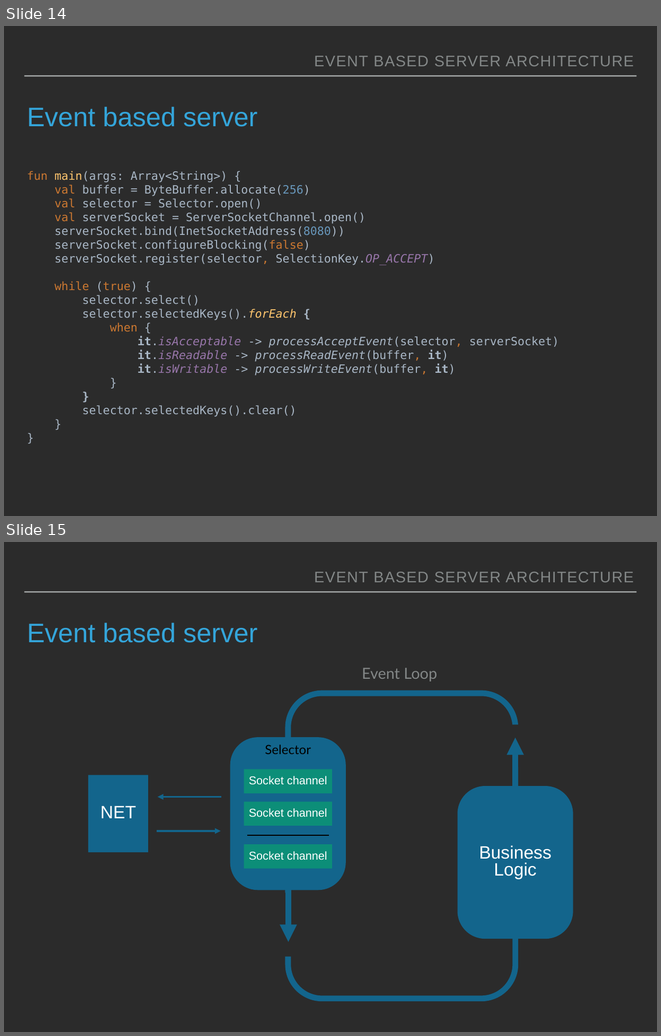
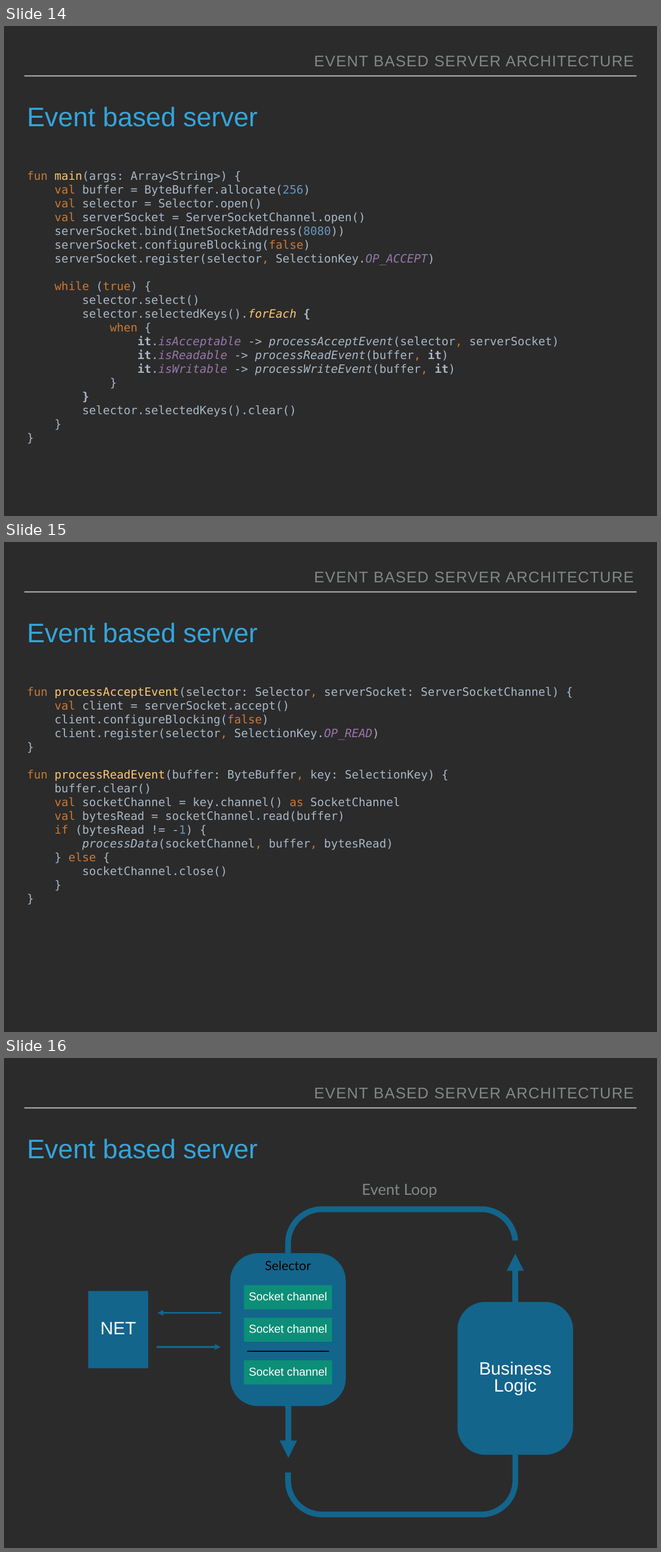
Before and after one commit to neherim/web-service-architectures, a slide deck: slide/Web server architecture.pptx. Shown one above the other, each under a label of ours: slides 14 and 15 before the commit, slides 14, 15 and 16 after it. The pictures are 661x1036 and 661x1552 pixels, drawn with LibreOffice and Linux fonts; fonts in the diff are those of the drawing. Boxes give left, top, right and bottom in pixels: in the first picture for what was removed or moved away, otherwise in the second. Text is boxed around its words. In the diff, an @@ line names an element or a change of style, - is before the commit and + after.

```diff
--- a/slide/Web server architecture.pptx
+++ b/slide/Web server architecture.pptx
@@ slide 15 added at (4,542,657,1032), background #2B2B2B; not listed: 1 template element that a slide beside it also shows @@
@@ text added at (314,572,634,582), 24 pt, text #838787 @@
+EVENT BASED SERVER ARCHITECTURE
@@ title added at (27,623,257,643), 42 pt, text #34A5DA @@
+Event based server
@@ text added at (27,687,559,876), 18 pt, text #A9B7C6 @@
+fun processAcceptEvent(selector: Selector, serverSocket: ServerSocketChannel) {
+val client = serverSocket.accept()
+client.configureBlocking(false)
+client.register(selector, SelectionKey.OP_READ)
+}
+fun processReadEvent(buffer: ByteBuffer, key: SelectionKey) {
+buffer.clear()
+val socketChannel = key.channel() as SocketChannel
+val bytesRead = socketChannel.read(buffer)
+if (bytesRead != -1) {
+processData(socketChannel, buffer, bytesRead)
+} else {
+socketChannel.close()
+}
+}
@@ what was slide 15 is now slide 16 @@
```
Also in this commit, not shown: 11 slides changed, 1 other slide added, 1 other file.
